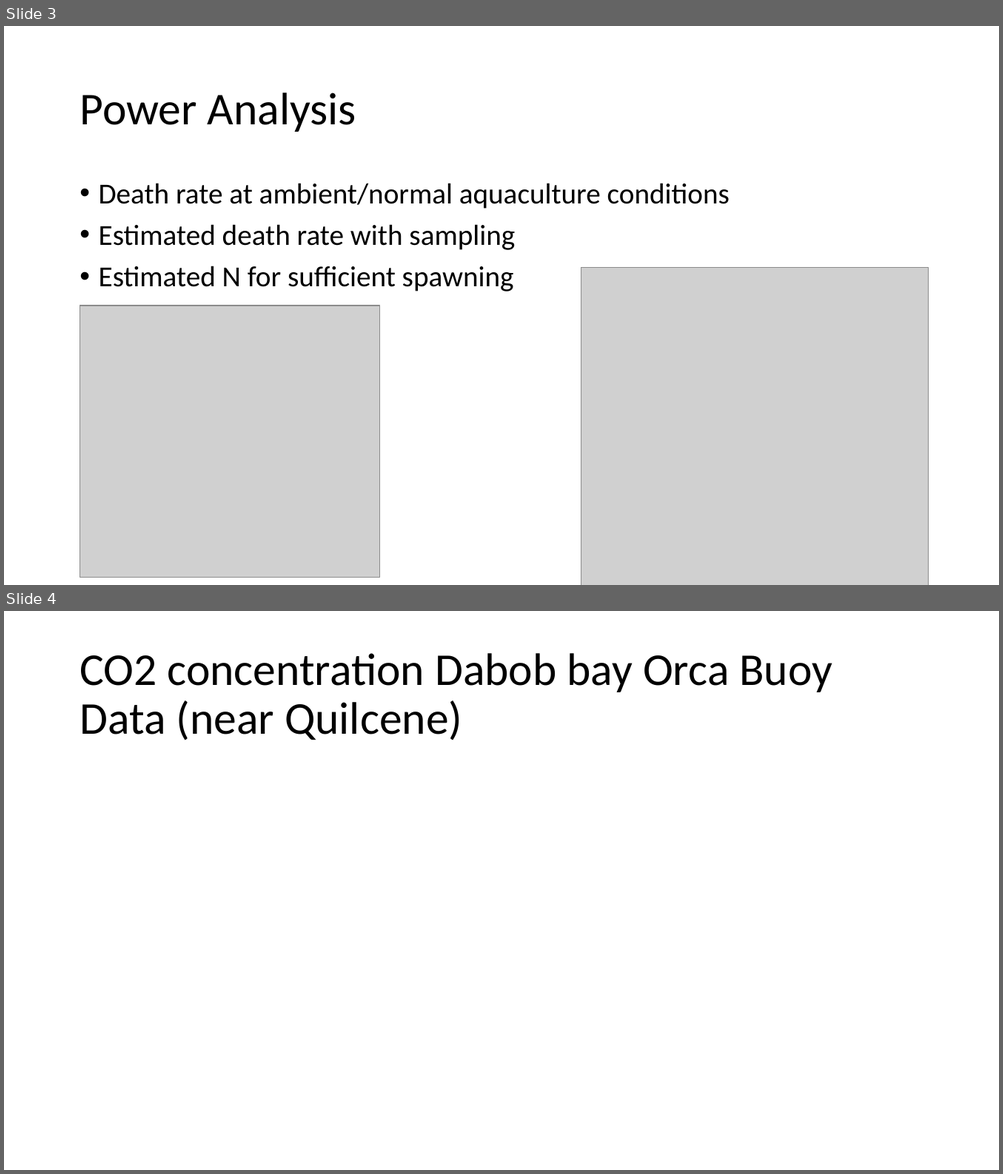
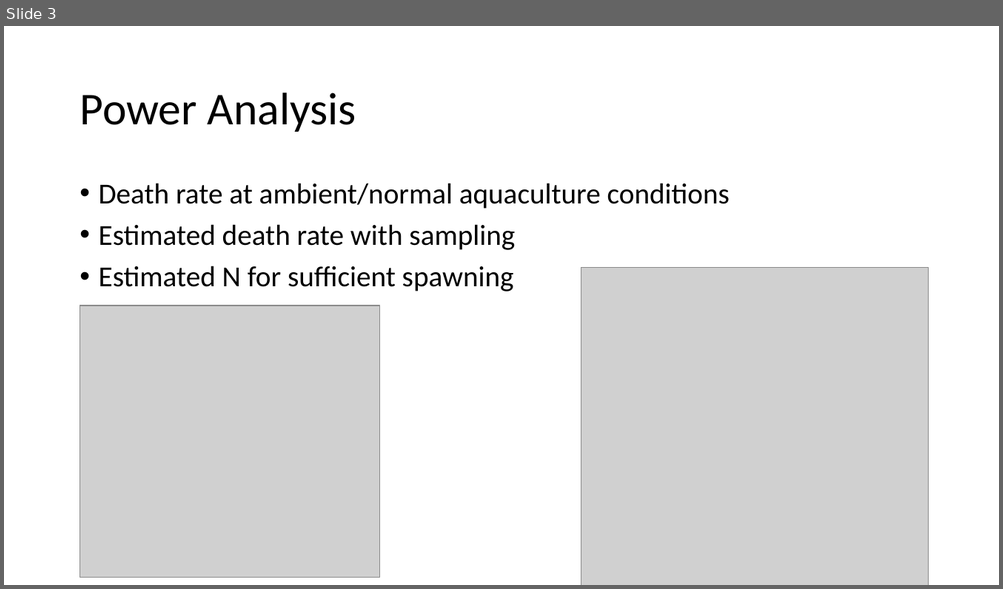
Before and after one commit to shellytrigg/P_generosa, a slide deck: Pg_PowerAnalysis/Pg_Nov2018_exp_setup.pptx. Shown one above the other, each under a label of ours: slides 3 and 4 before the commit, slide 3 after it. The pictures are 1003x1174 and 1003x589 pixels, drawn with LibreOffice and Linux fonts; fonts in the diff are those of the drawing; grey boxes stand for pictures. Boxes give left, top, right and bottom in pixels: in the first picture for what was removed or moved away, otherwise in the second. Text is boxed around its words. In the diff, an @@ line names an element or a change of style, - is before the commit and + after.

```diff
--- a/Pg_PowerAnalysis/Pg_Nov2018_exp_setup.pptx
+++ b/Pg_PowerAnalysis/Pg_Nov2018_exp_setup.pptx
@@ slide 4 removed at (4, 611, 999, 1170), background #FFFFFF @@
@@ title removed at (79, 653, 832, 741) @@
-CO2 concentration Dabob bay Orca Buoy Data (near Quilcene)
```
Also in this commit, not shown: 1 slide changed, 4 slides added, 1 other file.
